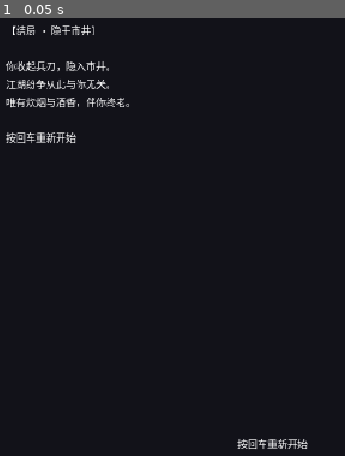
Above: before the commit, frame 1.
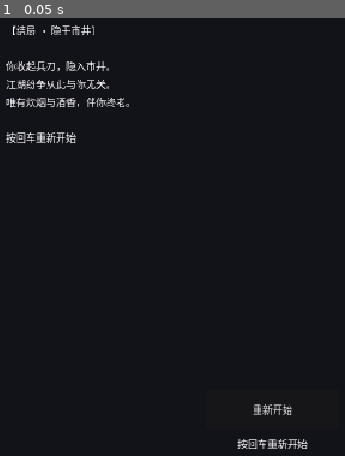
Above: after the commit, the same moment.

Repository: linxuhao/jinyong-heroes
Game: Godot game, scene res://scenes/segments/ending.tscn
Same seed, same stepped clock (60 frames per second), same inputs: the game is played once before the commit and once after it. This scene is started directly instead of the project's main scene. Sound files missing from this copy of the repository are replaced by a short silence.
Inputs:
- Up to frame 1 (0.05 s): no input

The runs differ from the first frame. In frame 1, 0.2% of the frame differs, in the area x 73-85%, y 88-91%.

Commit message:
dpe_game/t_impl: ending_restart_button [jinyong-touch] (2 file(s))

Diff:
--- a/scenes/segments/ending.tscn
+++ b/scenes/segments/ending.tscn
@@ -15,6 +15,7 @@
 anchors_preset = 15
 anchor_right = 1.0
 anchor_bottom = 1.0
+mouse_filter = 2
 theme_override_styles/panel = SubResource("StyleBoxFlat_backdrop")
 
 [node name="BodyLabel" type="Label" parent="."]
@@ -42,5 +43,19 @@
 offset_top = -56.0
 offset_right = 200.0
 offset_bottom = -16.0
+mouse_filter = 2
 horizontal_alignment = 1
 text = "按回车重新开始"
+
+[node name="RestartButton" type="Button" parent="."]
+anchors_preset = 7
+anchor_left = 0.5
+anchor_top = 1.0
+anchor_right = 0.5
+anchor_bottom = 1.0
+offset_left = -80.0
+offset_top = -112.0
+offset_right = 80.0
+offset_bottom = -64.0
+focus_mode = 0
+text = "重新开始"
--- a/scripts/segments/ending.gd
+++ b/scripts/segments/ending.gd
@@ -9,13 +9,33 @@
 ## Surface: true after restart routed onward.
 var done: bool = false
 
+## Surface: button name -> pressed-signal wired.
+var pressed_connected: Dictionary = {}
+
 
 func _ready() -> void:
+	_wire_restart_button()
 	var total: int = 0
 	for key in PlayerProfile.ATTR_KEYS:
 		total += SaveManager.profile.get_attr(key)
 	tier = MapData.ending_tier(total)
 	_render()
+
+
+func _wire_restart_button() -> void:
+	var btn: Button = get_node_or_null("RestartButton") as Button
+	if btn == null:
+		return
+	btn.pressed.connect(_on_restart_pressed)
+	pressed_connected["RestartButton"] = btn.get_signal_connection_list("pressed").size() > 0
+
+
+func _on_restart_pressed() -> void:
+	if done:
+		return
+	done = true
+	if not SceneManager.pending_swap:
+		GameManager.restart_game()
 
 
 func _unhandled_input(event: InputEvent) -> void:
@@ -36,3 +56,7 @@
 	var title: String = def.get("title", "") if not def.is_empty() else ""
 	var text_lines: String = def.get("text", "") if not def.is_empty() else ""
 	body.text = tr("【结局 · %s】\n\n%s\n\n按回车重新开始") % [tr(title), tr(text_lines)]
+	var restart_btn: Button = get_node_or_null("RestartButton") as Button
+	if restart_btn != null:
+		restart_btn.text = tr("重新开始")
+		restart_btn.visible = not done
